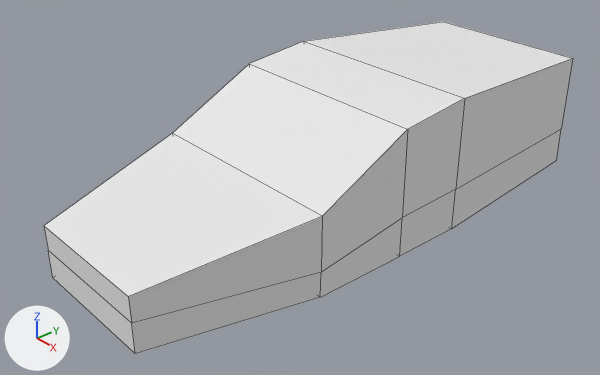
What one commit did to the Blender file civic/civicHatchBackLowPoly.blend.
Rendered twice from a 50 mm camera at (8.96, -8.43, 5.87) aimed at (-0.09, -0.65, -0.45). Lighting does not change. The marker at lower left points along +X, +Y and +Z. Mesh edges are drawn as thin lines.
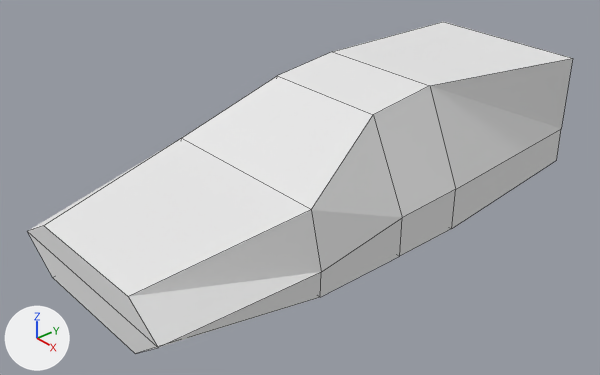
Diff of the bpy script that builds the scene:
```diff
--- a/civic/civicHatchBackLowPoly.blend.py
+++ b/civic/civicHatchBackLowPoly.blend.py
@@ me_cube @@
 me_cube.from_pydata(...)  # 30 vertices, 28 faces; spans x -4.48..4.44, y -1.0..1.0, z -1.0..1.25
 # used by ob_cube; location = (0.0, -0.06, 0.0); rotation_euler = (0.0, -0.00175, 1.58), in degrees (0, -0.1, 91); scale = (1.0, 1.81, 1.0)
-me_cube.vertices[4].co = (1.0, 1.0, 1.25)  # pixel (303, 41)
-me_cube.vertices[5].co = (1.0, -1.0, 1.25)  # pixel (464, 98)
-me_cube.vertices[6].co = (-1.84, -1.0, 0.31)  # pixel (322, 216)
-me_cube.vertices[7].co = (-1.84, 1.0, 0.31)  # pixel (172, 133)
-me_cube.vertices[18].co = (-0.23, 1.0, 1.12)  # pixel (249, 63)
-me_cube.vertices[19].co = (-0.23, -1.0, 1.12)  # pixel (407, 129)
-me_cube.vertices[24].co = (-4.48, -0.63, -0.52)  # pixel (131, 323)
-me_cube.vertices[25].co = (-4.48, 0.63, -0.52)  # pixel (48, 250)
+# me_cube part 1
+me_cube.vertices[4].co = (0.99, 0.58, 1.25)  # pixel (332, 51)
+me_cube.vertices[5].co = (1.01, -0.62, 1.25)  # pixel (429, 85)
+me_cube.vertices[6].co = (-1.84, -0.87, 0.31)  # pixel (311, 209)
+me_cube.vertices[7].co = (-1.84, 0.86, 0.31)  # pixel (181, 138)
+me_cube.vertices[18].co = (-0.24, 0.58, 1.12)  # pixel (277, 75)
+me_cube.vertices[19].co = (-0.22, -0.62, 1.12)  # pixel (373, 114)
+me_cube.vertices[24].co = (-4.48, -0.98, -0.52)  # pixel (158, 347)
+me_cube.vertices[25].co = (-4.47, 1.02, -0.52)  # pixel (27, 231)
 me_cube.materials.append(mat_material)
```

Location of each change, [x1, y1, x2, y2] in pixels of the pictures (600 x 375 px):
'Cube', reshaped: before [44, 22, 573, 353]; after [27, 22, 573, 354]
